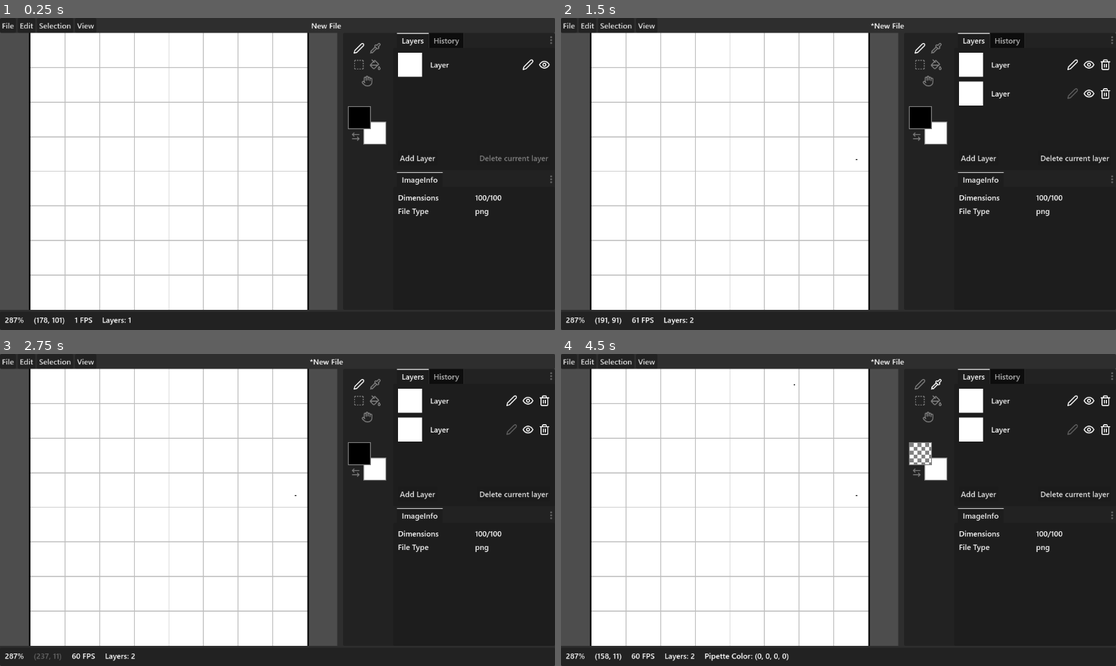
Above: before the commit, frames 1-4 (two rows, left to right).
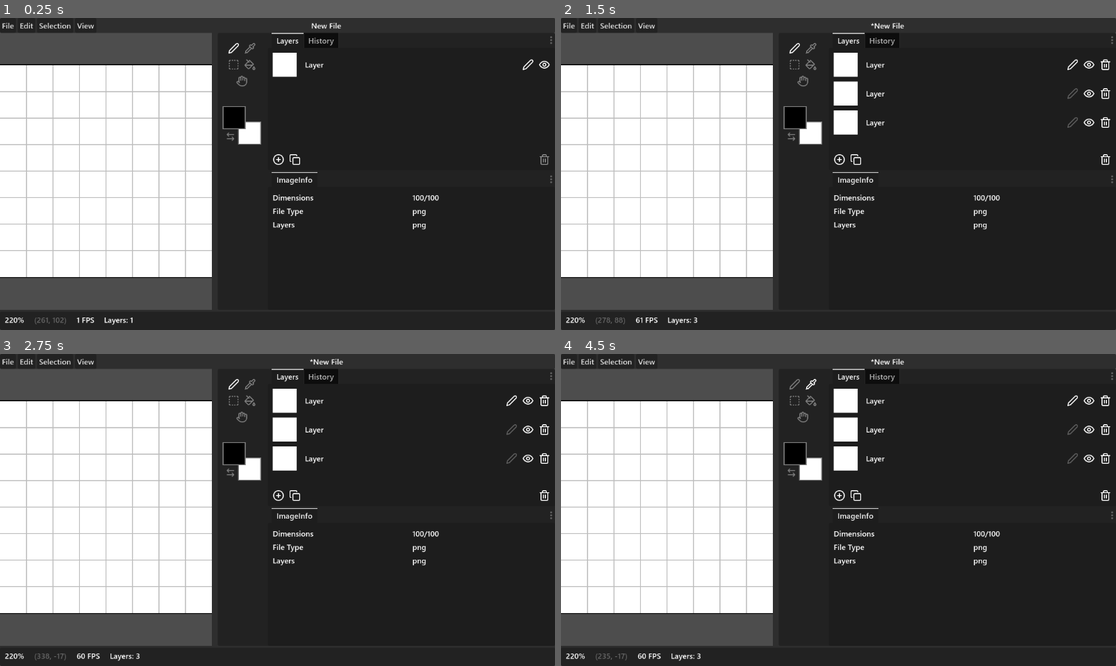
Above: after the commit, the same moments.

Repository: Maximinodotpy/Projects
Game: Godot game, scene res://editor.tscn
Same seed, same stepped clock (60 frames per second), same inputs: the game is played once before the commit and once after it. The engine's default icon, where the game draws it, is replaced by a stand-in: a white triangle on a blue panel in a dark square.
Inputs (mouse positions are in pixels of both pictures, inside the frame that each line leads up to; where the layout moved, square brackets give the same spot in the first picture):
- Up to frame 1 (0.25 s): no input
- Up to frame 2 (1.5 s): click (838, 158) [977, 158] at 0.5 s; click (855, 158) at 1.27 s
- Up to frame 3 (2.75 s): click (360, 385) at 2.02 s
- Up to frame 4 (4.5 s): click (794, 385) at 2.77 s; click (938, 385) at 3.52 s; click (810, 385) at 4.27 s

The runs differ from the first frame. In frame 1, 35% of the frame differs, in the area x 0-99%, y 4-99%; in frame 2, 34%; in frame 3, 34%; in frame 4, 35%.

Commit message:
gaint test

Diff:
--- a/010_gaint/Global Scripts/History.gd
+++ b/010_gaint/Global Scripts/History.gd
@@ -44,10 +44,10 @@
 		new_snapshot['infos'][i.name] = value
 
 	if not force:
-		if history[0] == new_snapshot:
-			print('Nothing new ...')
-
-			return
+		if history.size() != 0:
+			if history[0] == new_snapshot:
+				print('Nothing new ...')
+				return
 
 	print('Adding new snapshot ... ')
 	print(JSON.stringify(new_snapshot, '    '))
--- a/010_gaint/Global Scripts/Layers.gd
+++ b/010_gaint/Global Scripts/Layers.gd
@@ -147,6 +147,14 @@
 func get_fillable_pixels(from: Vector2, image: Image, tolerance = 0):
 	pass
 
+func duplicate_layer(layer: ImageLayer):
+	var index = get_layer_data().find(layer)
+	var new_layer = layer.copy()
+	layer_data.insert(index + 1, new_layer)
+
+	added_layer.emit(new_layer)
+	History.create_snapshot('Duplicated layer')
+
 func invert_colors_in_current_layer():
 	var img = get_current_layer_data().layer_texture.get_image()
 
--- a/010_gaint/Global Scripts/ToolManager.gd
+++ b/010_gaint/Global Scripts/ToolManager.gd
@@ -3,7 +3,7 @@
 signal tool_changed
 
 var tools: Array[ToolScript] = [
-	preload("res://Tools/Pen.gd").new(),
+	await preload("res://Tools/Pen.gd").new(),
 	preload("res://Tools/Pipette.gd").new(),
 	preload("res://Tools/Box Select.gd").new(),
 	preload("res://Tools/Bucket.gd").new(),
--- a/010_gaint/Global Scripts/Types/ImageLayer.gd
+++ b/010_gaint/Global Scripts/Types/ImageLayer.gd
@@ -8,3 +8,12 @@
 var layer_texture: ImageTexture = ImageTexture.new()
 
 var visible = true
+
+func copy():
+	var copy_layer = ImageLayer.new()
+
+	copy_layer.layer_name = layer_name
+	copy_layer.layer_texture.set_image(layer_texture.get_image())
+	copy_layer.visible = visible
+
+	return copy_layer
--- a/010_gaint/Global Scripts/UserInterface.gd
+++ b/010_gaint/Global Scripts/UserInterface.gd
@@ -10,8 +10,18 @@
 var secondary_color = Color.BLACK
 
 var transparent_bg = false
+var gridline_bg = true
 
+# Used for the pan tool which can be temporarly chosen when holding space
 var previous_tool = 0
+
+enum ViewModes {
+	ANY,
+	RESET,
+	FITTED,
+	COVERED
+}
+var current_view_mode: ViewModes = ViewModes.FITTED
 
 # Nodes
 @onready var bottom_h_box: HBoxContainer = get_tree().root.get_children()[-1].find_child('Bottom HBox')
@@ -20,6 +30,7 @@
 @onready var preview_container: TextureRect = get_tree().root.get_children()[-1].find_child('Preview Texture')
 @onready var selection_container: TextureRect = get_tree().root.get_children()[-1].find_child('Selection Texture')
 @onready var current_file_label: Label = get_tree().root.get_children()[-1].find_child('Current File Label')
+@onready var main_h_split: HSplitContainer = get_tree().root.get_children()[-1].find_child('Main H Split')
 
 func _ready():
 	reset_colors()
@@ -35,6 +46,10 @@
 					UserInterface.zoom(scroll)
 
 	canvas_container.gui_input.connect(canvas_container_input_cb)
+
+	get_tree().root.size_changed.connect(preserve_view_mode)
+	main_h_split.dragged.connect(preserve_view_mode)
+
 
 func _process(delta):
 	if Input.is_action_just_pressed('space'):
@@ -77,11 +92,11 @@
 func reset_view():
 	canvas_texture.scale = Vector2.ONE
 	center_view()
-
+	current_view_mode = ViewModes.RESET
 	zoomed.emit()
 
 func pan_view_by(by: Vector2):
-	pass
+	current_view_mode = ViewModes.ANY
 
 func center_view():
 	var x = (canvas_container.size.x / 2) - ((canvas_texture.size.x * canvas_texture.scale.x) / 2)
@@ -93,9 +108,8 @@
 	zoomed.emit()
 
 func cover_view():
-	print('Cover View ...')
-
 	reset_view()
+	current_view_mode = ViewModes.COVERED
 
 	var ratio := 0.0;
 
@@ -110,9 +124,8 @@
 	zoomed.emit()
 
 func fit_view():
-	print('Fit View ...')
-
 	reset_view()
+	current_view_mode = ViewModes.FITTED
 
 	var ratio := 0.0;
 
@@ -129,7 +142,27 @@
 func toggle_transparent_bg():
 	transparent_bg = not transparent_bg
 
+func toggle_gridline_bg():
+	gridline_bg = not gridline_bg
+
+func preserve_view_mode(_a = null):
+	var window_size = get_tree().root.size
+
+	print(ViewModes.find_key(current_view_mode), window_size)
+
+	await get_tree().create_timer(.01).timeout
+
+	match current_view_mode:
+		ViewModes.RESET:
+			reset_view()
+		ViewModes.FITTED:
+			fit_view()
+		ViewModes.COVERED:
+			cover_view()
+
 func zoom(scroll, global_mouse: Vector2 = canvas_texture.get_global_mouse_position()):
+	current_view_mode = ViewModes.ANY
+
 	var loc_mouse: Vector2 = global_mouse - canvas_texture.global_position
 	var pixel: Vector2 = loc_mouse / canvas_texture.scale.x
 
--- a/010_gaint/MenuBar.gd
+++ b/010_gaint/MenuBar.gd
@@ -53,9 +53,23 @@
 		'Layers': {
 			'children': {
 				'Add Layer': {
-					'callback': func(_args = {}):
-						Layers.add_canvas_layer(),
-				}
+					'callback': func(_args = {}): Layers.add_canvas_layer(),
+				},
+				'Duplicate current layer': {
+					'callback': func(_args = {}): Layers.duplicate_layer(Layers.get_current_layer_data())
+				},
+				'Delete current layer': {
+					'callback': func(_args = {}): Layers.remove_layer(Layers.get_current_layer_data()),
+					'add_seperator': true,
+				},
+				'Move current layer to top': {},
+				'Move current layer up': {},
+				'Move current layer down': {},
+				'Move current layer to bottom': {
+					'add_seperator': true,
+				},
+				'Mirror layer vertically': {},
+				'Mirror layer horizontally': {},
 			}
 		},
 		'Layer corrections': {
@@ -107,10 +121,6 @@
 			'callback': func(_args = {}): UserInterface.cover_view(),
 			'shortcut': Helpers.createShortcut(KEY_1, true),
 		},
-		'Background Transparent': {
-			'callback': func(_args = {}): UserInterface.toggle_transparent_bg(),
-			'shortcut': Helpers.createShortcut(KEY_B, true, true),
-		},
 		'Reset View': {
 			'callback': func(_args = {}): UserInterface.reset_view(),
 			'shortcut': Helpers.createShortcut(KEY_2, true),
@@ -118,6 +128,15 @@
 		'Center Canvas': {
 			'callback': func(_args = {}): UserInterface.center_view(),
 			'shortcut': Helpers.createShortcut(KEY_F),
+			'add_seperator': true,
+		},
+		'Background Transparent': {
+			'callback': func(_args = {}): UserInterface.toggle_transparent_bg(),
+			'shortcut': Helpers.createShortcut(KEY_B, true, true),
+		},
+		'Gridline background': {
+			'callback': func(_args = {}): UserInterface.toggle_gridline_bg(),
+			'shortcut': Helpers.createShortcut(KEY_G, true),
 		},
 	},
 }
--- a/010_gaint/Tools/Pen.gd
+++ b/010_gaint/Tools/Pen.gd
@@ -1,9 +1,27 @@
 extends "res://Tools/ToolTemplate.gd"
+
+var color_rect_preview: ColorRect
 
 func _init():
 	icon = load("res://Icons/pen.png")
 	tool_name = 'Pen'
 	tool_shortcut = Helpers.createShortcut(KEY_P)
+
+func tool_selected():
+	color_rect_preview = ColorRect.new()
+	color_rect_preview.size = Vector2(1, 1)
+
+	UserInterface.preview_container.add_child(color_rect_preview)
+
+func tool_deselected():
+	if color_rect_preview:
+		color_rect_preview.queue_free()
+
+func canvas_mouse_move(where: Vector2):
+	#if not color_rect_preview.is_inside_tree():
+
+	color_rect_preview.position = where
+	color_rect_preview.color = UserInterface.get_primary_color()
 
 func canvas_clicked(where: Vector2):
 	if Input.is_mouse_button_pressed(MOUSE_BUTTON_LEFT):
--- a/010_gaint/Windows/ImageInfo.tscn
+++ b/010_gaint/Windows/ImageInfo.tscn
@@ -49,3 +49,16 @@
 layout_mode = 2
 size_flags_horizontal = 3
 text = "png"
+
+[node name="VBoxContainer3" type="HBoxContainer" parent="MarginContainer/VBoxContainer"]
+layout_mode = 2
+
+[node name="Label" type="Label" parent="MarginContainer/VBoxContainer/VBoxContainer3"]
+layout_mode = 2
+size_flags_horizontal = 3
+text = "Layers"
+
+[node name="file_type" type="Label" parent="MarginContainer/VBoxContainer/VBoxContainer3"]
+layout_mode = 2
+size_flags_horizontal = 3
+text = "png"
--- a/010_gaint/Windows/Layers.tscn
+++ b/010_gaint/Windows/Layers.tscn
@@ -1,4 +1,8 @@
-[gd_scene load_steps=4 format=3 uid="uid://yyinre165ruo"]
+[gd_scene load_steps=8 format=3 uid="uid://yyinre165ruo"]
+
+[ext_resource type="Texture2D" uid="uid://dgw8vd1o6goj5" path="res://Icons/trash-2.png" id="1_7mwx6"]
+[ext_resource type="Texture2D" uid="uid://d21i0v5m40dnr" path="res://Icons/plus-circle.png" id="1_u3w4d"]
+[ext_resource type="Texture2D" uid="uid://oo0xbdtlml06" path="res://Icons/copy.png" id="1_y8hkv"]
 
 [sub_resource type="GDScript" id="GDScript_blfd2"]
 script/source = "extends VBoxContainer
@@ -7,10 +11,15 @@
 
 # Called when the node enters the scene tree for the first time.
 func _ready():
+	render()
+	Layers.added_layer.connect(render)
+
+func render(_l = null):
+	for child in get_children():
+		child.queue_free()
+
 	for i in Layers.get_layer_data():
 		add_layer(i)
-
-	Layers.added_layer.connect(add_layer)
 
 func add_layer(layer: ImageLayer):
 	var single_layer_ui_instance = single_layer_ui.instantiate()
@@ -19,17 +28,26 @@
 "
 
 [sub_resource type="GDScript" id="GDScript_fb3f5"]
-script/source = "extends Button
-
+script/source = "extends TextureButton
 
 # Called when the node enters the scene tree for the first time.
 func _ready():
 	pressed.connect(Layers.add_canvas_layer)
 "
 
+[sub_resource type="GDScript" id="GDScript_pdqyo"]
+resource_name = "Duplicate Layer Inline Button"
+script/source = "extends TextureButton
+
+
+# Called when the node enters the scene tree for the first time.
+func _ready():
+	pressed.connect(func(): Layers.duplicate_layer(Layers.get_current_layer_data()))
+"
+
 [sub_resource type="GDScript" id="GDScript_eeajd"]
 resource_name = "Delete Layer Inline Button"
-script/source = "extends Button
+script/source = "extends TextureButton
 
 
 # Called when the node enters the scene tree for the first time.
@@ -37,7 +55,9 @@
 	pressed.connect(func(): Layers.remove_layer(Layers.get_current_layer_data()))
 
 func _process(delta):
+	modulate = Color(1, 1, 1, 0.5) if Layers.get_layer_data().size() <= 1 else Color(1,1,1,1)
 	disabled = Layers.get_layer_data().size() <= 1
+
 "
 
 [node name="Layers" type="MarginContainer"]
@@ -67,17 +87,24 @@
 
 [node name="HBoxContainer" type="HBoxContainer" parent="VBoxContainer"]
 layout_mode = 2
+theme_override_constants/separation = 10
 
-[node name="add_layer_button" type="Button" parent="VBoxContainer/HBoxContainer"]
+[node name="add_layer_button" type="TextureButton" parent="VBoxContainer/HBoxContainer"]
 layout_mode = 2
-text = "Add Layer"
+texture_normal = ExtResource("1_u3w4d")
 script = SubResource("GDScript_fb3f5")
+
+[node name="TextureButton" type="TextureButton" parent="VBoxContainer/HBoxContainer"]
+layout_mode = 2
+texture_normal = ExtResource("1_y8hkv")
+script = SubResource("GDScript_pdqyo")
 
 [node name="HBoxContainer" type="HBoxContainer" parent="VBoxContainer/HBoxContainer"]
 layout_mode = 2
 size_flags_horizontal = 10
+theme_override_constants/separation = 10
 
-[node name="Delete Layers" type="Button" parent="VBoxContainer/HBoxContainer/HBoxContainer"]
+[node name="Delete Layers" type="TextureButton" parent="VBoxContainer/HBoxContainer/HBoxContainer"]
 layout_mode = 2
-text = "Delete current layer"
+texture_normal = ExtResource("1_7mwx6")
 script = SubResource("GDScript_eeajd")
--- a/010_gaint/Windows/WindowTabContainers.gd
+++ b/010_gaint/Windows/WindowTabContainers.gd
@@ -47,7 +47,6 @@
 		get_parent().add_child(top_tab)
 		get_parent().move_child(top_tab, 0)
 	else:
-		print('there is a tab above')
 		top_tab = get_parent().get_children()[get_index() - 1]
 
 	get_current_tab_control().reparent(top_tab)
--- a/010_gaint/editor.tscn
+++ b/010_gaint/editor.tscn
@@ -53,12 +53,12 @@
 		if scale.x > current_zoom and scale.x < next_zoom:
 			steps = step_options[current_zoom]
 
-
-	for x in range(steps, Layers.image_dimensions.x, steps):
-		draw_line(Vector2(x, 0), Vector2(x, Layers.image_dimensions.y), Color.GRAY, 0.05 * steps / 2)
-
-	for y in range(steps, Layers.image_dimensions.y, steps):
-		draw_line(Vector2(0, y), Vector2(Layers.image_dimensions.x, y), Color.GRAY, 0.05 * steps / 2)
+	if UserInterface.gridline_bg:
+		for x in range(steps, Layers.image_dimensions.x, steps):
+			draw_line(Vector2(x, 0), Vector2(x, Layers.image_dimensions.y), Color.GRAY, 0.05 * steps / 2)
+
+		for y in range(steps, Layers.image_dimensions.y, steps):
+			draw_line(Vector2(0, y), Vector2(Layers.image_dimensions.x, y), Color.GRAY, 0.05 * steps / 2)
 
 func _process(delta):
 	size = Layers.get_image_rect().size
@@ -215,21 +215,56 @@
 [node name="vbox" type="VBoxContainer" parent="Main"]
 layout_mode = 2
 
-[node name="v-split" type="HSplitContainer" parent="Main/vbox"]
+[node name="Main H Split" type="HSplitContainer" parent="Main/vbox"]
+layout_direction = 3
 layout_mode = 2
 size_flags_vertical = 3
 split_offset = 700
 
-[node name="container" type="SubViewportContainer" parent="Main/vbox/v-split"]
+[node name="Aside" type="PanelContainer" parent="Main/vbox/Main H Split"]
+layout_direction = 2
+layout_mode = 2
+
+[node name="HBox" type="HBoxContainer" parent="Main/vbox/Main H Split/Aside"]
+layout_mode = 2
+
+[node name="Tools" parent="Main/vbox/Main H Split/Aside/HBox" instance=ExtResource("3_lw7ne")]
+layout_mode = 2
+
+[node name="HBoxContainer" type="HBoxContainer" parent="Main/vbox/Main H Split/Aside/HBox"]
+layout_mode = 2
+size_flags_horizontal = 3
+
+[node name="VBoxContainer" type="VBoxContainer" parent="Main/vbox/Main H Split/Aside/HBox/HBoxContainer"]
+layout_mode = 2
+size_flags_horizontal = 3
+
+[node name="tabs" parent="Main/vbox/Main H Split/Aside/HBox/HBoxContainer/VBoxContainer" instance=ExtResource("3_83sol")]
+layout_mode = 2
+
+[node name="Layers" parent="Main/vbox/Main H Split/Aside/HBox/HBoxContainer/VBoxContainer/tabs" instance=ExtResource("2_e1rt3")]
+layout_mode = 2
+
+[node name="History" parent="Main/vbox/Main H Split/Aside/HBox/HBoxContainer/VBoxContainer/tabs" instance=ExtResource("4_mgnxg")]
+visible = false
+layout_mode = 2
+
+[node name="tabs2" parent="Main/vbox/Main H Split/Aside/HBox/HBoxContainer/VBoxContainer" instance=ExtResource("3_83sol")]
+layout_mode = 2
+
+[node name="ImageInfo" parent="Main/vbox/Main H Split/Aside/HBox/HBoxContainer/VBoxContainer/tabs2" instance=ExtResource("6_yutrm")]
+layout_mode = 2
+
+[node name="container" type="SubViewportContainer" parent="Main/vbox/Main H Split"]
 layout_mode = 2
 stretch = true
 
-[node name="SubViewport" type="SubViewport" parent="Main/vbox/v-split/container"]
+[node name="SubViewport" type="SubViewport" parent="Main/vbox/Main H Split/container"]
 handle_input_locally = false
-size = Vector2i(700, 606)
+size = Vector2i(440, 606)
 render_target_update_mode = 4
 
-[node name="Canvas Container" type="Control" parent="Main/vbox/v-split/container/SubViewport"]
+[node name="Canvas Container" type="Control" parent="Main/vbox/Main H Split/container/SubViewport"]
 layout_mode = 3
 anchors_preset = 15
 anchor_right = 1.0
@@ -237,7 +272,7 @@
 grow_horizontal = 2
 grow_vertical = 2
 
-[node name="Canvas Texture" type="TextureRect" parent="Main/vbox/v-split/container/SubViewport/Canvas Container"]
+[node name="Canvas Texture" type="TextureRect" parent="Main/vbox/Main H Split/container/SubViewport/Canvas Container"]
 texture_filter = 1
 layout_mode = 1
 anchors_preset = -1
@@ -251,7 +286,20 @@
 script = SubResource("GDScript_im2u8")
 metadata/_edit_use_anchors_ = true
 
-[node name="Preview Texture" type="TextureRect" parent="Main/vbox/v-split/container/SubViewport/Canvas Container/Canvas Texture"]
+[node name="Preview Texture" type="TextureRect" parent="Main/vbox/Main H Split/container/SubViewport/Canvas Container/Canvas Texture"]
+modulate = Color(1, 1, 1, 0.588235)
+texture_filter = 1
+layout_mode = 1
+anchors_preset = 15
+anchor_right = 1.0
+anchor_bottom = 1.0
+grow_horizontal = 2
+grow_vertical = 2
+mouse_filter = 2
+stretch_mode = 2
+metadata/_edit_use_anchors_ = true
+
+[node name="Selection Texture" type="TextureRect" parent="Main/vbox/Main H Split/container/SubViewport/Canvas Container/Canvas Texture"]
 texture_filter = 1
 layout_mode = 1
 anchors_preset = -1
@@ -262,29 +310,16 @@
 grow_horizontal = 2
 grow_vertical = 2
 stretch_mode = 2
-metadata/_edit_use_anchors_ = true
-
-[node name="Selection Texture" type="TextureRect" parent="Main/vbox/v-split/container/SubViewport/Canvas Container/Canvas Texture"]
-texture_filter = 1
-layout_mode = 1
-anchors_preset = -1
-anchor_right = 0.182857
-anchor_bottom = 0.197531
-offset_right = 120.686
-offset_bottom = 120.099
-grow_horizontal = 2
-grow_vertical = 2
-stretch_mode = 2
 script = SubResource("GDScript_ugi2l")
 metadata/_edit_use_anchors_ = true
 
-[node name="AnimationPlayer" type="AnimationPlayer" parent="Main/vbox/v-split/container/SubViewport/Canvas Container/Canvas Texture/Selection Texture"]
+[node name="AnimationPlayer" type="AnimationPlayer" parent="Main/vbox/Main H Split/container/SubViewport/Canvas Container/Canvas Texture/Selection Texture"]
 libraries = {
 "": SubResource("AnimationLibrary_e5wkp")
 }
 autoplay = "wubble"
 
-[node name="CanvasOutline" type="Panel" parent="Main/vbox/v-split/container/SubViewport/Canvas Container/Canvas Texture"]
+[node name="CanvasOutline" type="Panel" parent="Main/vbox/Main H Split/container/SubViewport/Canvas Container/Canvas Texture"]
 layout_mode = 1
 anchors_preset = -1
 anchor_right = 1.0
@@ -294,39 +329,6 @@
 mouse_filter = 2
 theme_override_styles/panel = SubResource("StyleBoxFlat_x1dpa")
 
-[node name="Aside" type="PanelContainer" parent="Main/vbox/v-split"]
-layout_mode = 2
-
-[node name="HBox" type="HBoxContainer" parent="Main/vbox/v-split/Aside"]
-layout_mode = 2
-
-[node name="Tools" parent="Main/vbox/v-split/Aside/HBox" instance=ExtResource("3_lw7ne")]
-layout_mode = 2
-
-[node name="HBoxContainer" type="HBoxContainer" parent="Main/vbox/v-split/Aside/HBox"]
-layout_mode = 2
-size_flags_horizontal = 3
-
-[node name="VBoxContainer" type="VBoxContainer" parent="Main/vbox/v-split/Aside/HBox/HBoxContainer"]
-layout_mode = 2
-size_flags_horizontal = 3
-
-[node name="tabs" parent="Main/vbox/v-split/Aside/HBox/HBoxContainer/VBoxContainer" instance=ExtResource("3_83sol")]
-layout_mode = 2
-
-[node name="Layers" parent="Main/vbox/v-split/Aside/HBox/HBoxContainer/VBoxContainer/tabs" instance=ExtResource("2_e1rt3")]
-layout_mode = 2
-
-[node name="History" parent="Main/vbox/v-split/Aside/HBox/HBoxContainer/VBoxContainer/tabs" instance=ExtResource("4_mgnxg")]
-visible = false
-layout_mode = 2
-
-[node name="tabs2" parent="Main/vbox/v-split/Aside/HBox/HBoxContainer/VBoxContainer" instance=ExtResource("3_83sol")]
-layout_mode = 2
-
-[node name="ImageInfo" parent="Main/vbox/v-split/Aside/HBox/HBoxContainer/VBoxContainer/tabs2" instance=ExtResource("6_yutrm")]
-layout_mode = 2
-
 [node name="p" type="PanelContainer" parent="Main/vbox"]
 layout_mode = 2
 
Not shown, removed: 010_gaint/000_gaint/index.apple-touch-icon.png.import
Not shown, removed: 010_gaint/000_gaint/index.icon.png.import
Not shown, removed: 010_gaint/000_gaint/index.png.import
Not shown, added: 010_gaint/999_gaint/.gdignore
Renamed: 010_gaint/000_gaint/index.apple-touch-icon.png -> 010_gaint/999_gaint/index.apple-touch-icon.png
Renamed: 010_gaint/000_gaint/index.icon.png -> 010_gaint/999_gaint/index.icon.png
Renamed: 010_gaint/000_gaint/index.png -> 010_gaint/999_gaint/index.png
Binary file added: 010_gaint/Icons/copy.png
Not shown, added: 010_gaint/Icons/copy.png.import
Binary file added: 010_gaint/Icons/plus-circle.png
Not shown, added: 010_gaint/Icons/plus-circle.png.import
Not shown, changed: 010_gaint/export_presets.cfg
(and 14 more such lines)
